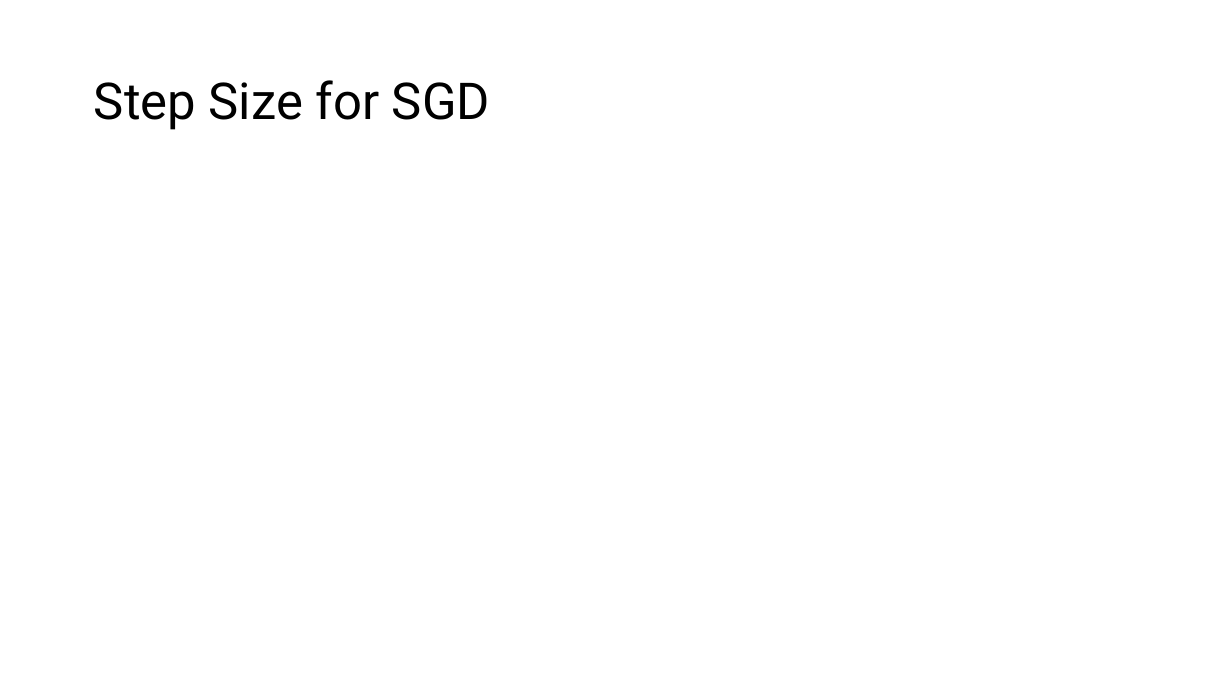
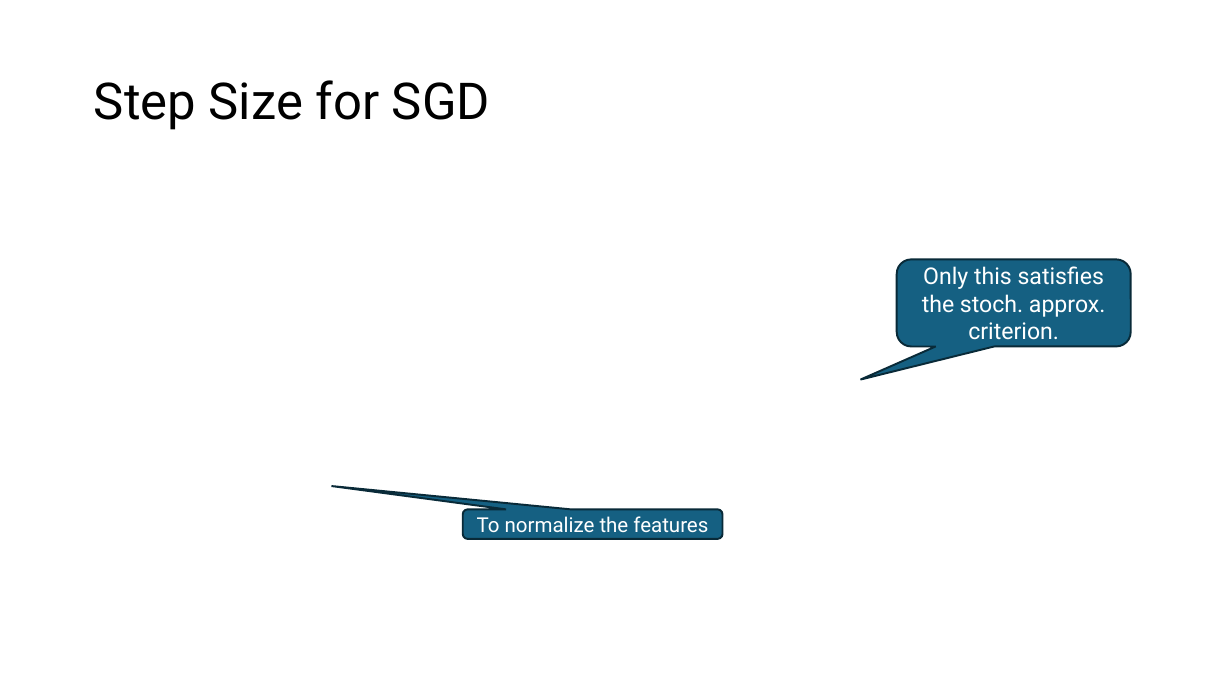
Before and after one commit to mhahsler/Introduction_to_Reinforcement_Learning, a slide deck: slide 12 of slides/Lecture_Chapter09.pptx. Drawn at 1232x693 pixels with LibreOffice and Linux fonts; fonts in the diff are those of the drawing; grey boxes stand for pictures. Boxes give left, top, right and bottom in pixels: in the first picture for what was removed or moved away, otherwise in the second. Text is boxed around its words. In the diff, an @@ line names an element or a change of style, - is before the commit and + after.

```diff
--- a/slides/Lecture_Chapter09.pptx
+++ b/slides/Lecture_Chapter09.pptx
@@ rounded speech box added at bbox=[897, 260, 1130, 347], fill #156082, outline #092A39 1.5 pt, 18 pt, text #FFFFFF @@
+Only this satisfies the stoch. approx. criterion.
@@ rounded speech box added at bbox=[463, 509, 723, 539], fill #156082, outline #092A39 1.5 pt, 16 pt, text #FFFFFF @@
+To normalize the features
```
Also in this commit, not shown: 14 other slides changed, 4 slides added, 3 slides removed, 5 other files.
